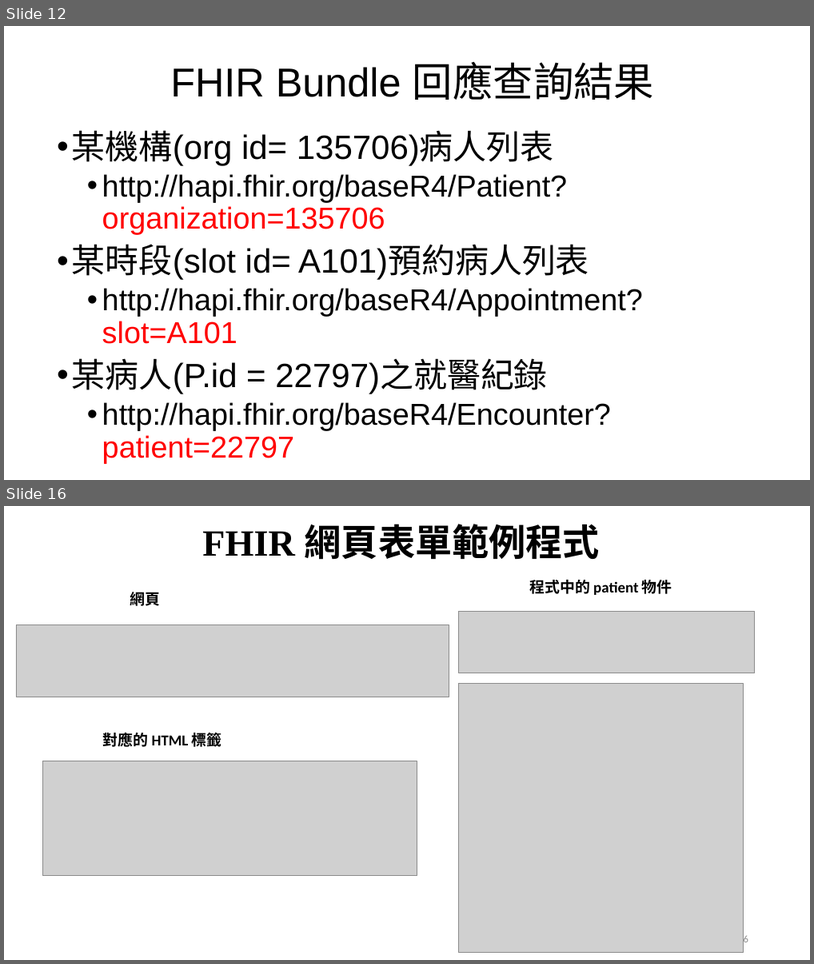
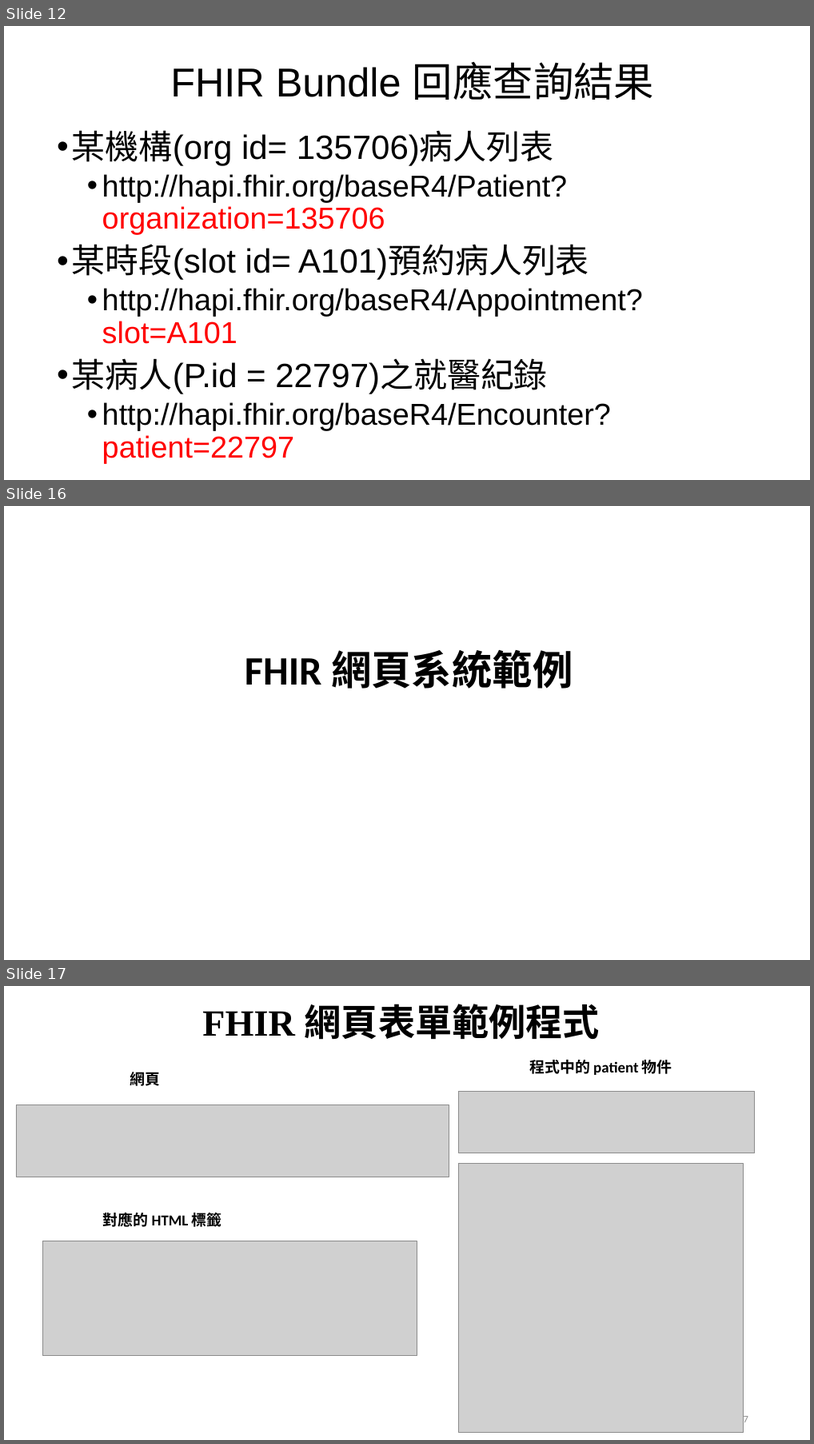
Before and after one commit to mos2718/FHIRspec, a slide deck: Spec/FHIR introduction.pptx. Shown one above the other, each under a label of ours: slides 12 and 16 before the commit, slides 12, 16 and 17 after it; the slides between them are not shown. The pictures are 814x964 and 814x1444 pixels, drawn with LibreOffice and Linux fonts; fonts in the diff are those of the drawing; grey boxes stand for pictures. Boxes give left, top, right and bottom in pixels: in the first picture for what was removed or moved away, otherwise in the second. Text is boxed around its words. In the diff, an @@ line names an element or a change of style, - is before the commit and + after.

```diff
--- a/Spec/FHIR introduction.pptx
+++ b/Spec/FHIR introduction.pptx
@@ slide 16 added at bbox=[4, 506, 810, 960], background #FFFFFF @@
@@ title added at bbox=[245, 650, 573, 688], 48 pt, text #000000, bold @@
+FHIR 網頁系統範例
@@ what was slide 16 is now slide 17 @@
@@ page number at bbox=[738, 1414, 749, 1425]: text changed @@
-16
+17
```
Also in this commit, not shown: 2 slides changed, 1 other slide added, 1 slide removed.
